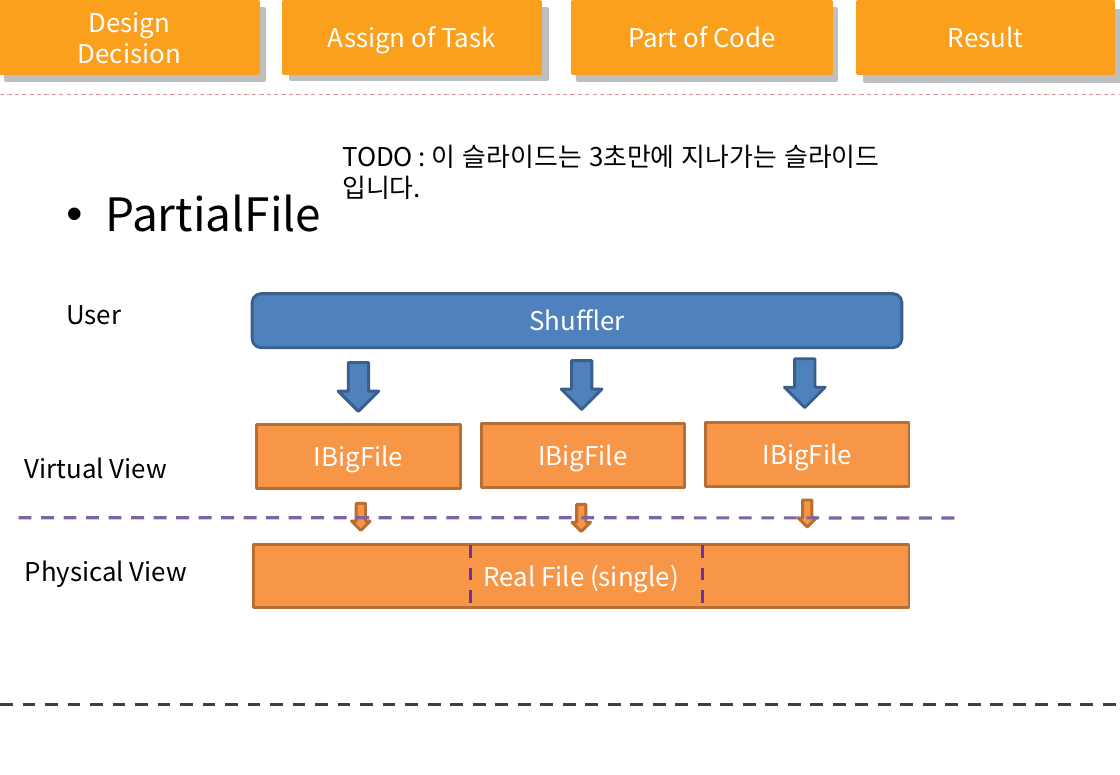
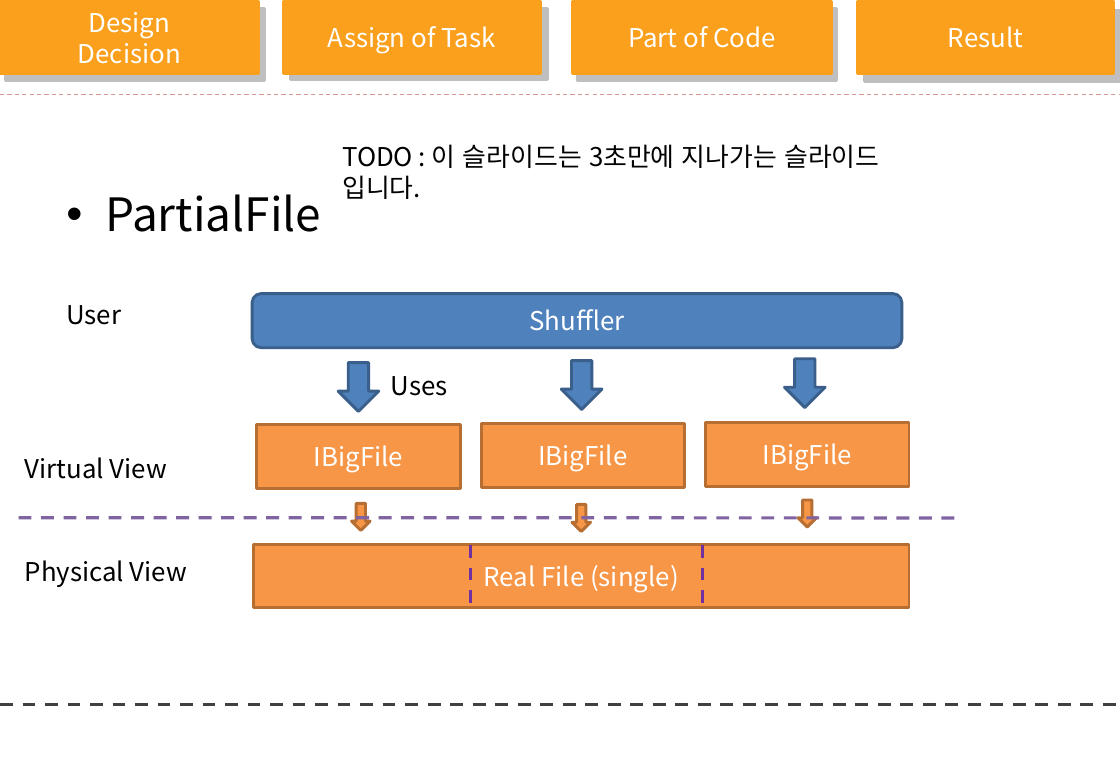
Before and after one commit to clover3/orange, a slide deck: slide 13 of Document/orange_progress.pptx. Drawn at 1120x775 pixels with LibreOffice and Linux fonts; fonts in the diff are those of the drawing; background and template pictures are left out. Boxes give left, top, right and bottom in pixels: in the first picture for what was removed or moved away, otherwise in the second. Text is boxed around its words. In the diff, an @@ line names an element or a change of style, - is before the commit and + after.

```diff
--- a/Document/orange_progress.pptx
+++ b/Document/orange_progress.pptx
@@ text added at box(391, 376, 448, 396), 18 pt, text #000000 @@
+Uses
```
Also in this commit, not shown: 4 other slides changed, 2 slides added, 3 slides removed.
